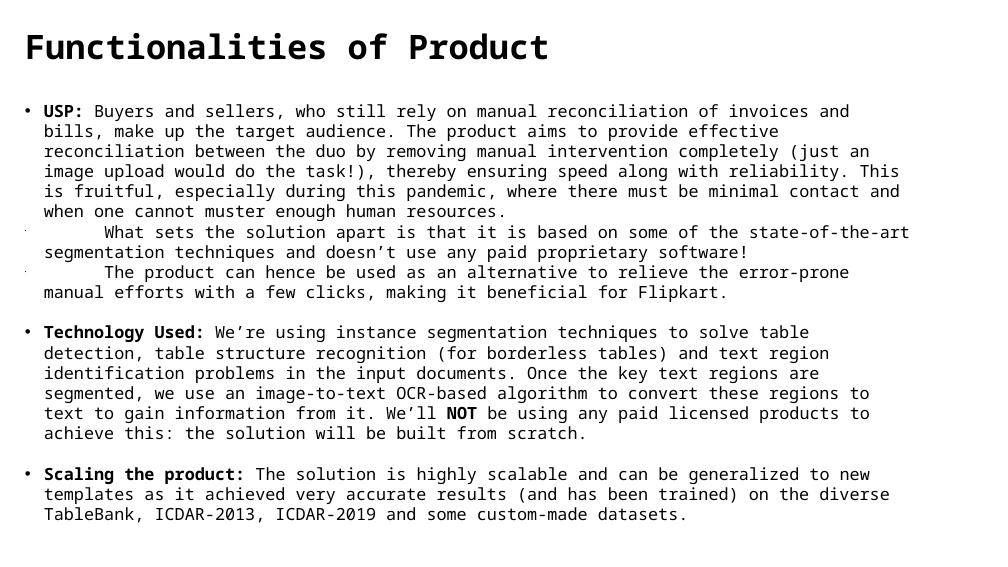
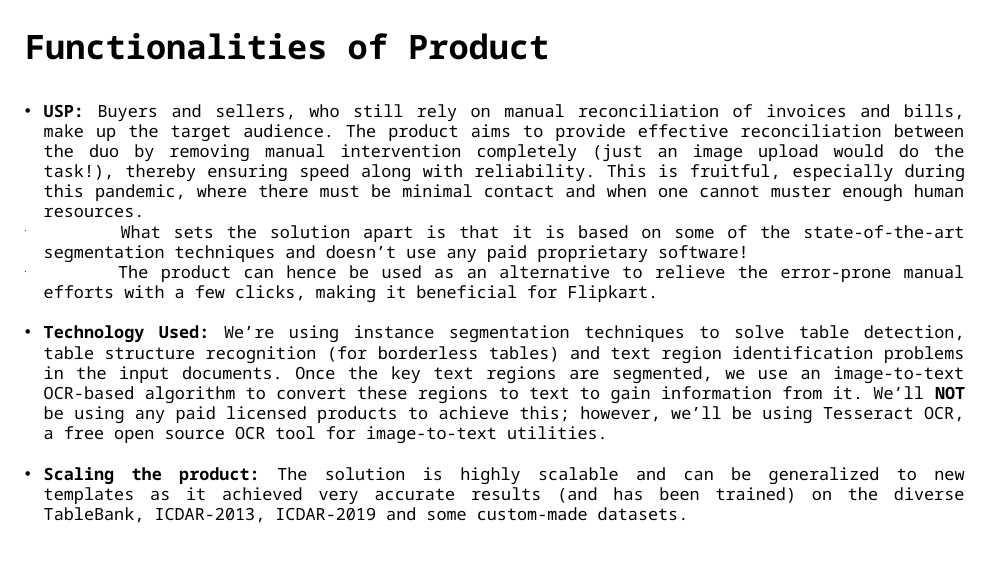
Before and after one commit to deepeshhada/flipkart-grid-table-extraction, a slide deck: slide 3 of Level 2/GRiD_ Electronic Invoicing using Image Processing_TwoAndAHalfMen_IISc.pptx. Drawn at 1008x567 pixels with LibreOffice and Linux fonts; fonts in the diff are those of the drawing; background and template pictures are left out. Boxes give left, top, right and bottom in pixels: in the first picture for what was removed or moved away, otherwise in the second. Text is boxed around its words. In the diff, an @@ line names an element or a change of style, - is before the commit and + after.

```diff
--- a/Level 2/GRiD_ Electronic Invoicing using Image Processing_TwoAndAHalfMen_IISc.pptx
+++ b/Level 2/GRiD_ Electronic Invoicing using Image Processing_TwoAndAHalfMen_IISc.pptx
@@ text at (44, 104, 965, 523): alignment left to justified @@
@@ text at (44, 325, 965, 443): text changed @@
-            • Technology Used: We’re using instance segmentation techniques to solve table detection, table structure recognition (for borderless tables) and text region identification problems in the input documents. Once the key text regions are segmented, we use an image-to-text OCR-based algorithm to convert these regions to text to gain information from it. We’ll NOT be using any paid licensed products to achieve this: the solution will be built from scratch.
+            • Technology Used: We’re using instance segmentation techniques to solve table detection, table structure recognition (for borderless tables) and text region identification problems in the input documents. Once the key text regions are segmented, we use an image-to-text OCR-based algorithm to convert these regions to text to gain information from it. We’ll NOT be using any paid licensed products to achieve this; however, we’ll be using Tesseract OCR, a free open source OCR tool for image-to-text utilities.
```
Also in this commit, not shown: 6 other slides changed.
